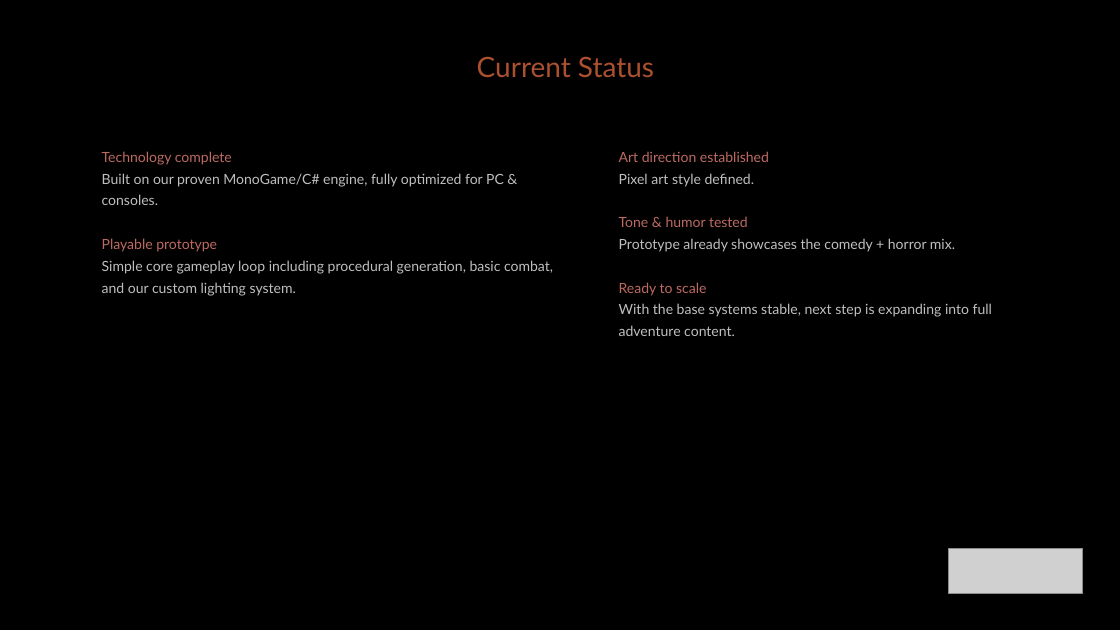
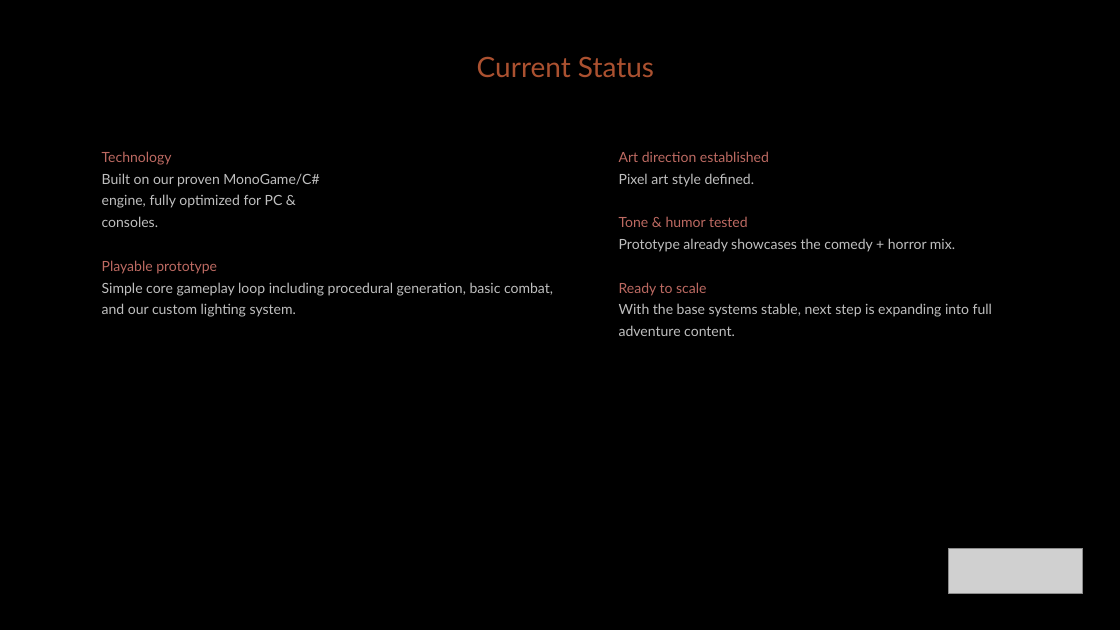
Before and after one commit to diegohcanepa/Remizione, a slide deck: slide 10 of Pitch Deck.pptx. Drawn at 1120x630 pixels with LibreOffice and Linux fonts; fonts in the diff are those of the drawing; grey boxes stand for pictures; background and template pictures are left out. Boxes give left, top, right and bottom in pixels: in the first picture for what was removed or moved away, otherwise in the second. Text is boxed around its words. In the diff, an @@ line names an element or a change of style, - is before the commit and + after.

```diff
--- a/Pitch Deck.pptx
+++ b/Pitch Deck.pptx
@@ text at box(102, 151, 319, 227): text changed @@
-Technology complete
-Built on our proven MonoGame/C# engine, fully optimized for PC & consoles.
+Technology
+Built on our proven MonoGame/C#
+engine, fully optimized for PC &
+consoles.
```
Also in this commit, not shown: 7 other slides changed, 2 slides added, 1 slide removed, 9 other files.
